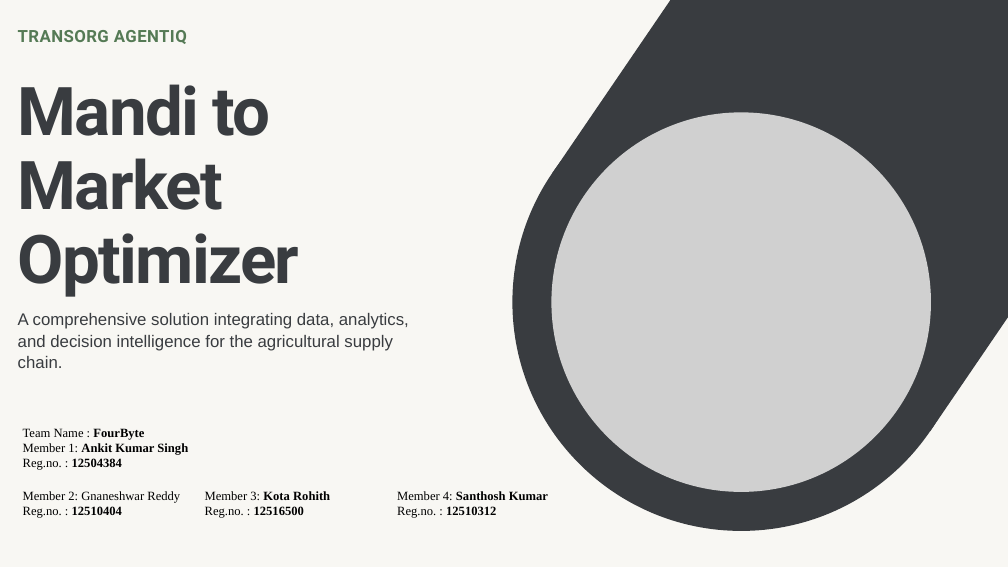
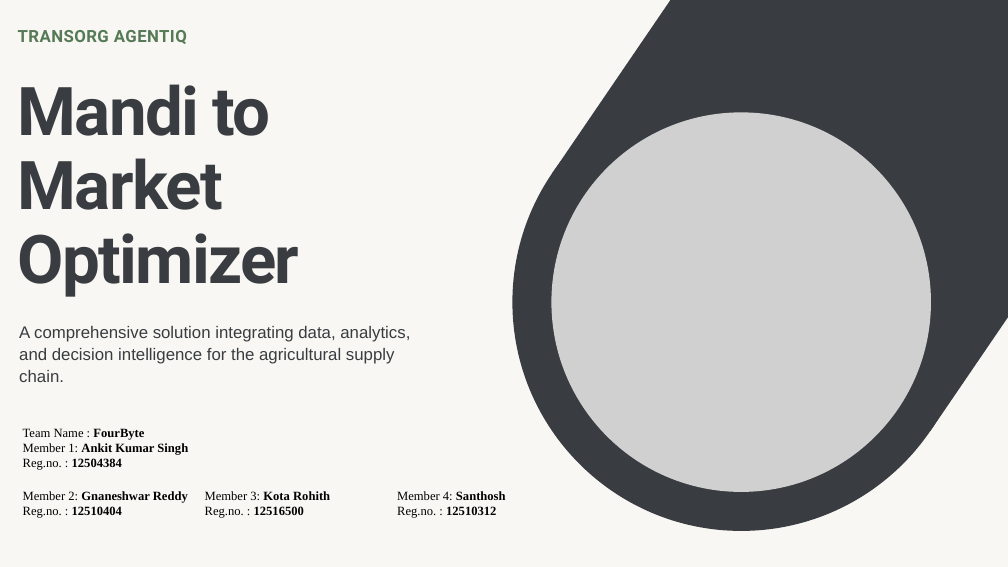
Before and after one commit to httpsankuu/agriTech, a slide deck: slide 1 of Presentation/Presentation - Mandi to Market Optimizer.pptx. Drawn at 1008x567 pixels with LibreOffice and Linux fonts; fonts in the diff are those of the drawing; grey boxes stand for pictures. Boxes give left, top, right and bottom in pixels: in the first picture for what was removed or moved away, otherwise in the second. Text is boxed around its words. In the diff, an @@ line names an element or a change of style, - is before the commit and + after.

Commit message:
feat: update presentation files

```diff
--- a/Presentation/Presentation - Mandi to Market Optimizer.pptx
+++ b/Presentation/Presentation - Mandi to Market Optimizer.pptx
@@ text "A comprehensive solution integrating data, ...": place and size @@
-text "A comprehensive solution integrating data, ..." at [18,313,409,368]
+text "A comprehensive solution integrating data, ..." at [19,326,410,382]
@@ text at [23,491,188,503]: bold on in "Gnaneshwar Reddy" @@
@@ text at [397,491,506,500]: text changed; bold off @@
-Member 4: Santhosh Kumar
+Member 4: Santhosh
```
Also in this commit, not shown: 3 other slides changed, 1 other file.
